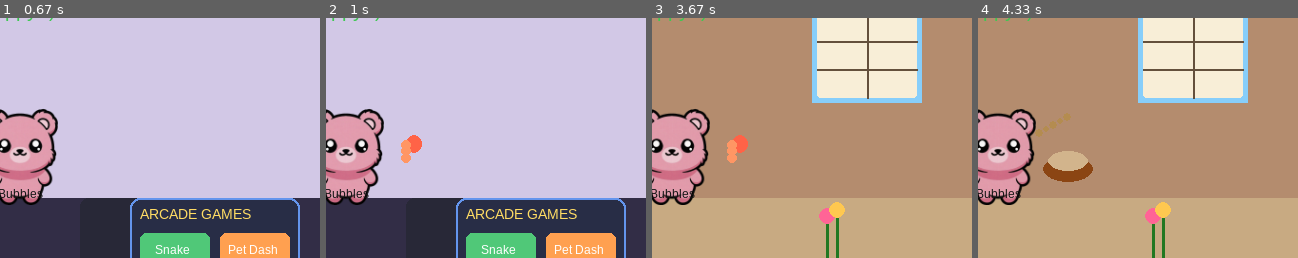
Above: before the commit, frames 1-4 (left to right).
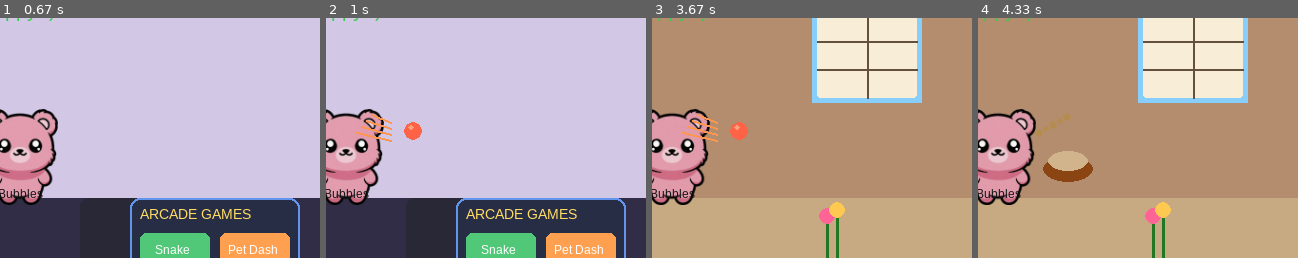
Above: after the commit, the same moments.

Repository: nickamis606/ourworld
Game: pygame game, started from main_pygame.py
Two runs of this game, one before a commit and one after it. Both use one fixed random seed, a clock stepped at 60 frames per second and the inputs below.
Inputs (mouse positions are % of the whole screen's width and height, from its top left):
- Up to frame 1 (0.67 s): tap Enter at 0.33 s
- Up to frame 2 (1 s): click "Play (P)" at 0.72 s
- Up to frame 3 (3.67 s): click "Rest (R)" at 1.05 s; click "Feed (F)" at 1.38 s; click "MAP (M)" at 1.72 s; click (26, 30) at 2.05 s; click (20, 19) at 2.38 s; tap Enter at 2.67 s; tap C at 3 s; click "Play (P)" at 3.38 s
- Up to frame 4 (4.33 s): tap F at 3.67, 4.07 s
The pictures show only the part of the screen within x 50-100%, y 17-67%; the shares and areas given below are measured in that part.

Frame 1 is identical in both runs. In frame 2, 1.0% of the frame differs, in the area x 9-30%, y 40-61%; in frame 3, 1.0%; in frame 4, nothing differs.

Commit message:
feat: significantly improved Play animation with energetic bounces, motion lines, impact dust, and better squash effect

Diff:
--- a/core/action_animator.py
+++ b/core/action_animator.py
@@ -2,7 +2,7 @@
 """
 ActionAnimator - Reusable Pygame animation system for care actions.
 
-Improved with better visuals, particles, longer duration, and more satisfying effects.
+Improved with better visuals, new effects, longer duration, and more satisfying effects.
 """
 
 import pygame
@@ -31,7 +31,7 @@
         self.is_active = False
         self.action_type: Optional[str] = None
         self.start_time = 0.0
-        self.duration = 1.3  # longer, more satisfying duration
+        self.duration = 1.3
         self.progress = 0.0
 
     def start(self, action_type: str):
@@ -72,18 +72,15 @@
     # ===================== FEED =====================
     def _draw_feed(self, surface, cx, cy):
         p = self.progress
-        # Food bowl
         pygame.draw.ellipse(surface, (139, 69, 19), (cx + 45, cy + 8, 50, 26))
         pygame.draw.ellipse(surface, (210, 180, 140), (cx + 50, cy + 3, 40, 20))
 
-        # Rising crumbs / particles
         for i in range(5):
             x = cx + 55 + (i - 2) * 7
             y = cy - 5 - (p * 55) - (i * 4)
             size = 3 + (1 if i % 2 == 0 else 0)
             pygame.draw.circle(surface, (180, 140, 80), (x, y), size)
 
-        # Small satisfaction heart at the end
         if p > 0.6:
             heart_p = (p - 0.6) / 0.4
             hx = cx + 70
@@ -92,44 +89,56 @@
             pygame.draw.circle(surface, (255, 100, 150), (hx + 4, hy), 5)
             pygame.draw.polygon(surface, (255, 100, 150), [(hx - 8, hy + 2), (hx, hy + 12), (hx + 8, hy + 2)])
 
-    # ===================== PLAY =====================
+    # ===================== PLAY (Much improved) =====================
     def _draw_play(self, surface, cx, cy):
         p = self.progress
-        # Bouncing ball with squash
-        bounce = math.sin(p * math.pi) * 28
-        ball_y = cy + 12 - bounce
-        squash = 1.0 + math.sin(p * math.pi * 2) * 0.15
 
-        pygame.draw.ellipse(surface, (255, 99, 71), (cx + 60, ball_y - 8 * squash, 16, 16 * squash))
+        # Multiple energetic bounces
+        bounce = abs(math.sin(p * math.pi * 2.5)) * 32
+        ball_y = cy + 15 - bounce
 
-        # Motion trail
-        for i in range(3):
-            trail_p = max(0, p - i * 0.08)
-            trail_y = cy + 12 - math.sin(trail_p * math.pi) * 28
-            alpha = 150 - i * 40
-            pygame.draw.circle(surface, (255, 150, 100), (cx + 60, trail_y), 5)
+        # Ball with slight squash on impact
+        squash = 1.0
+        if bounce < 5:
+            squash = 0.7 + (bounce / 5) * 0.3
+
+        # Main ball
+        pygame.draw.ellipse(surface, (255, 99, 71), (cx + 58, ball_y - 9 * squash, 18, 18 * squash))
+        # Highlight
+        pygame.draw.ellipse(surface, (255, 160, 120), (cx + 62, ball_y - 6 * squash, 6, 5))
+
+        # Strong motion lines / speed lines
+        for i in range(4):
+            line_y = ball_y + (i - 1.5) * 6
+            length = 20 + i * 5
+            pygame.draw.line(surface, (255, 150, 80),
+                            (cx + 45, line_y), (cx + 45 - length, line_y - 8), 2)
+
+        # Impact dust / particles when hitting ground
+        if bounce < 8:
+            for i in range(5):
+                px = cx + 60 + (i - 2) * 6
+                py = cy + 22 + (i % 2) * 3
+                size = 2 + (1 if i % 2 == 0 else 0)
+                pygame.draw.circle(surface, (200, 180, 140), (px, py), size)
 
     # ===================== CLEAN =====================
     def _draw_clean(self, surface, cx, cy):
         p = self.progress
-        # Multiple rising bubbles with horizontal drift
         for i in range(6):
             x = cx + 50 + math.sin((p * 4) + i) * 12 + (i - 2.5) * 8
             y = cy - (p * 60) - (i * 6)
             size = 4 + (i % 3)
             pygame.draw.circle(surface, (135, 206, 250), (x, y), size, 2)
-            # Inner highlight
             pygame.draw.circle(surface, (200, 240, 255), (x - 2, y - 2), max(1, size - 3))
 
     # ===================== REST =====================
     def _draw_rest(self, surface, cx, cy):
         p = self.progress
-        # Multiple floating Z's with different timing
         for i in range(4):
             offset_x = i * 10
             offset_y = (p * 35) + (i * 6)
             size = 20 - i * 3
-            alpha = max(40, 220 - int(p * 160))
             font = pygame.font.SysFont("Arial", size)
             z_surf = font.render("Z", True, (147, 112, 219))
             surface.blit(z_surf, (cx + 55 + offset_x, cy - 20 - offset_y))
@@ -140,19 +149,14 @@
         base_x = cx + 55
         base_y = cy + 10
 
-        # Stem growing up
         stem_height = int(p * 35)
         pygame.draw.line(surface, (34, 120, 34), (base_x, base_y), (base_x, base_y - stem_height), 3)
 
-        # Leaves appearing
         if p > 0.3:
             leaf_p = (p - 0.3) / 0.7
-            # Left leaf
             pygame.draw.ellipse(surface, (60, 160, 60), (base_x - 18, base_y - stem_height + 5, 16, 10))
-            # Right leaf
             pygame.draw.ellipse(surface, (60, 160, 60), (base_x + 2, base_y - stem_height + 8, 16, 10))
 
-        # Small flower at the top when done
         if p > 0.7:
             flower_y = base_y - stem_height
             pygame.draw.circle(surface, (255, 100, 150), (base_x, flower_y - 5), 6)
